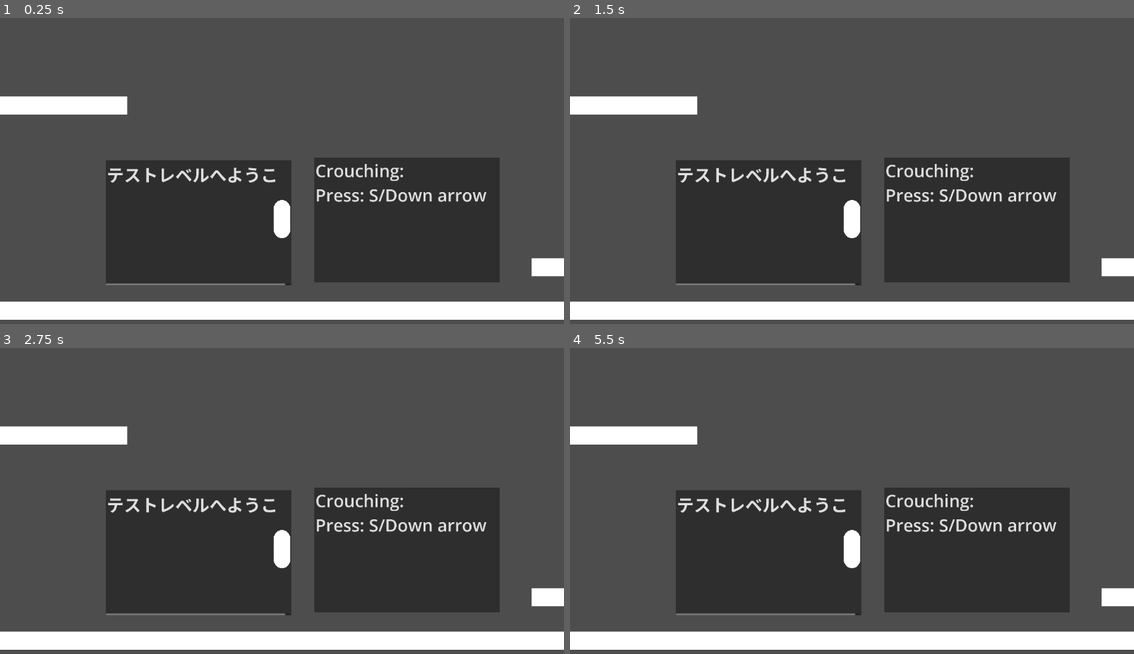
Above: before the commit, frames 1-4 (two rows, left to right).
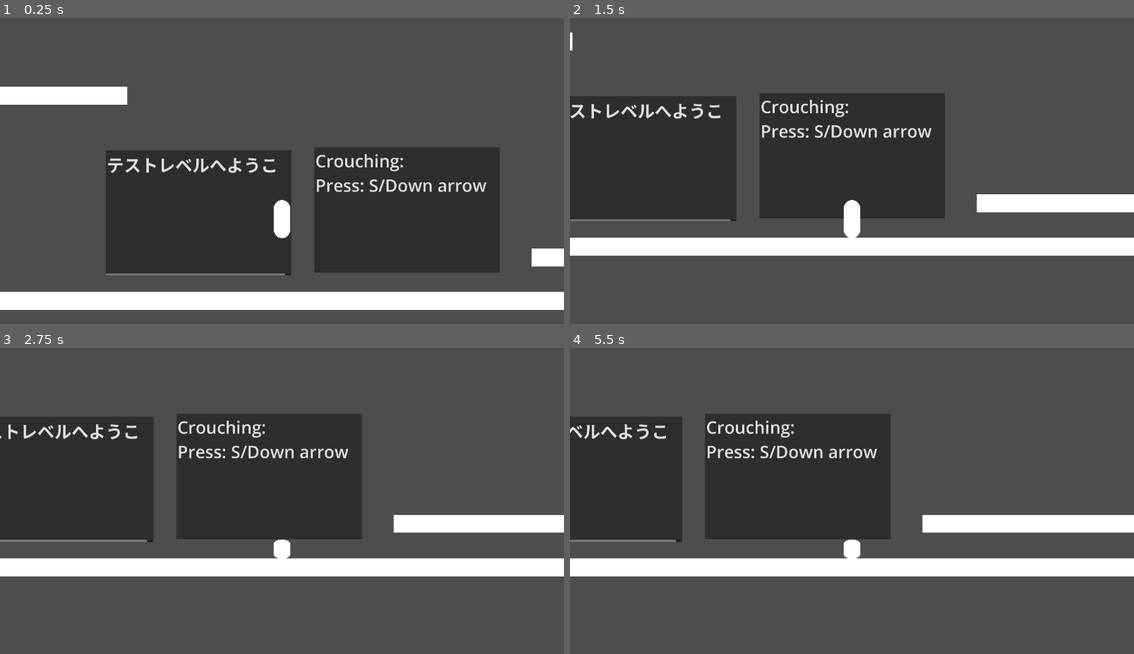
Above: after the commit, the same moments.

Repository: SoopyTM/game-for-people
Game: Godot game, scene res://Temp Assets + Scenes/Testing level.tscn
The game is run twice, just before and just after one commit, with the same random seed, the same clock (stepped at 60 frames per second) and the same inputs. Before the commit the project has no main scene; this scene is started directly in both runs.
Inputs:
- Up to frame 1 (0.25 s): no input
- Up to frame 2 (1.5 s): hold S (Crouch) 0.53-1.28 s; hold D (Walk_Right) from 0.53 s (still down); tap Space (Jump) at 0.77 s; tap S (Crouch) at 1.35 s
- Up to frame 3 (2.75 s): tap Space (Jump) at 1.52 s; release D (Walk_Right) at 2.03 s; hold A (Walk_Left) from 2.03 s (still down); hold S (Crouch) from 2.03 s (still down)
- Up to frame 4 (5.5 s): release A (Walk_Left) at 2.78 s; release S (Crouch) at 2.78 s; hold D (Walk_Right) 2.78-4.28 s; tap S (Crouch) at 2.85, 4.35 s; tap Space (Jump) at 3.02, 3.77, 4.52 s; hold S (Crouch) 3.53-4.28 s; hold A (Walk_Left) 4.28-5.03 s; hold D (Walk_Right) from 5.03 s (still down); hold S (Crouch) from 5.03 s (still down)

The runs differ from the first frame. In frame 1, 15% of the frame differs, in the area x 0-100%, y 22-99%; in frame 2, 46%; in frame 3, 48%, in the area x 0-100%, y 21-99%; in frame 4, 48%.

Commit message:
updated scene dependencies

Diff:
--- a/Main Scenes/Player.tscn
+++ b/Main Scenes/Player.tscn
@@ -1,7 +1,7 @@
 [gd_scene load_steps=5 format=3 uid="uid://cwpi4k3sg3u8"]
 
-[ext_resource type="Script" path="res://character_body_2d.gd" id="1_22eiq"]
-[ext_resource type="Script" path="res://collision_shape_2d.gd" id="2_y0tsr"]
+[ext_resource type="Script" path="res://Scripts/character_body_2d.gd" id="1_a8j7t"]
+[ext_resource type="Script" path="res://Scripts/collision_shape_2d.gd" id="2_42840"]
 
 [sub_resource type="CapsuleShape2D" id="CapsuleShape2D_qgho4"]
 radius = 38.0
@@ -12,11 +12,11 @@
 [node name="Player" type="Node2D"]
 
 [node name="CharacterBody2D" type="CharacterBody2D" parent="."]
-script = ExtResource("1_22eiq")
+script = ExtResource("1_a8j7t")
 
 [node name="CollisionShape2D" type="CollisionShape2D" parent="CharacterBody2D"]
 shape = SubResource("CapsuleShape2D_qgho4")
-script = ExtResource("2_y0tsr")
+script = ExtResource("2_42840")
 
 [node name="MeshInstance2D" type="MeshInstance2D" parent="CharacterBody2D"]
 position = Vector2(0, 1.00136e-05)
--- a/Temp Assets + Scenes/Testing level.tscn
+++ b/Temp Assets + Scenes/Testing level.tscn
@@ -1,8 +1,8 @@
 [gd_scene load_steps=4 format=3 uid="uid://dueck5stjpm4k"]
 
-[ext_resource type="PackedScene" uid="uid://bk1w50ad5kial" path="res://tempFloor.tscn" id="1_s6nx7"]
-[ext_resource type="PackedScene" uid="uid://cwpi4k3sg3u8" path="res://Player.tscn" id="2_5qkfc"]
-[ext_resource type="PackedScene" uid="uid://s6lnegke1xuc" path="res://tempFloor2.tscn" id="3_t2h0f"]
+[ext_resource type="PackedScene" uid="uid://bk1w50ad5kial" path="res://Temp Assets + Scenes/tempFloor.tscn" id="1_s6nx7"]
+[ext_resource type="PackedScene" uid="uid://cwpi4k3sg3u8" path="res://Main Scenes/Player.tscn" id="2_5qkfc"]
+[ext_resource type="PackedScene" uid="uid://s6lnegke1xuc" path="res://Temp Assets + Scenes/tempFloor2.tscn" id="3_t2h0f"]
 
 [node name="Node2D" type="Node2D"]
 
--- a/project.godot
+++ b/project.godot
@@ -11,7 +11,7 @@
 [application]
 
 config/name="Maybe Game"
-run/main_scene="res://Testing level.tscn"
+run/main_scene="res://Temp Assets + Scenes/Testing level.tscn"
 config/features=PackedStringArray("4.3", "Forward Plus")
 config/icon="res://icon.svg"
 
